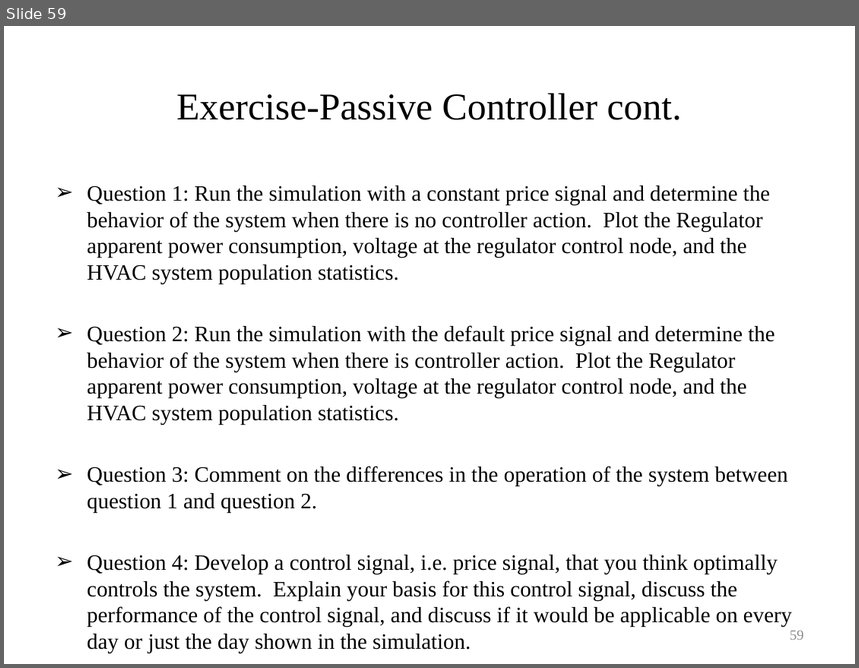
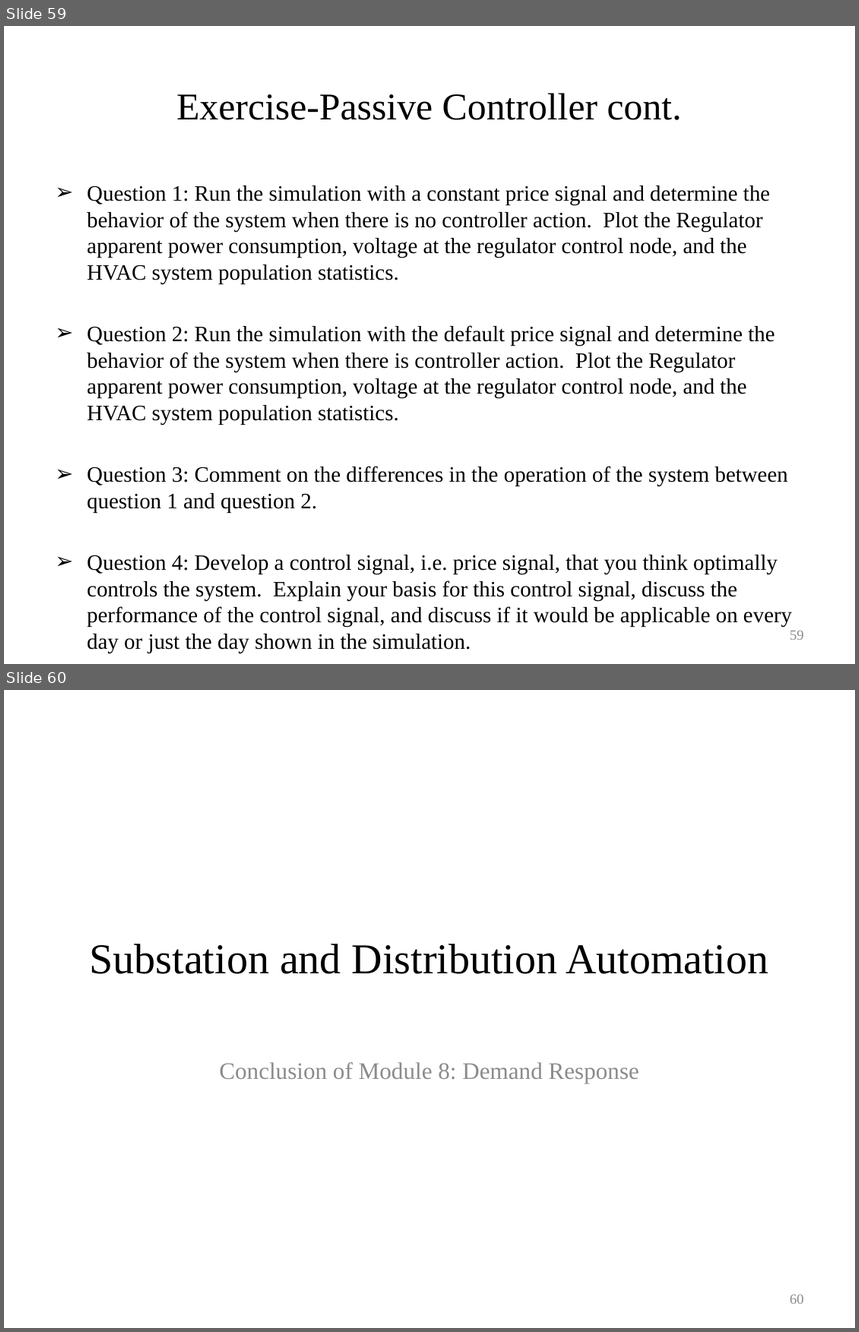
Before and after one commit to gridlab-d/course, a slide deck: University of Washington Class/Module 8 - Demand response.pptx. Shown one above the other, each under a label of ours: slide 59 before the commit, slides 59 and 60 after it. The pictures are 859x668 and 859x1332 pixels, drawn with LibreOffice and Linux fonts; fonts in the diff are those of the drawing; background and template pictures are left out. Boxes give left, top, right and bottom in pixels: in the first picture for what was removed or moved away, otherwise in the second. Text is boxed around its words. In the diff, an @@ line names an element or a change of style, - is before the commit and + after.

```diff
--- a/University of Washington Class/Module 8 - Demand response.pptx
+++ b/University of Washington Class/Module 8 - Demand response.pptx
@@ slide 60 added at (4,690,855,1328), background #FFFFFF @@
@@ title added at (90,944,769,974), 36 pt, text #000000 @@
+Substation and Distribution Automation
@@ subtitle added at (219,1062,639,1084), 20 pt, text #8C8C8C @@
+Conclusion of Module 8: Demand Response
@@ page number added at (790,1294,804,1304), 12 pt, text #8C8C8C @@
+60
```
Also in this commit, not shown: 1 slide removed, 4 other files.
